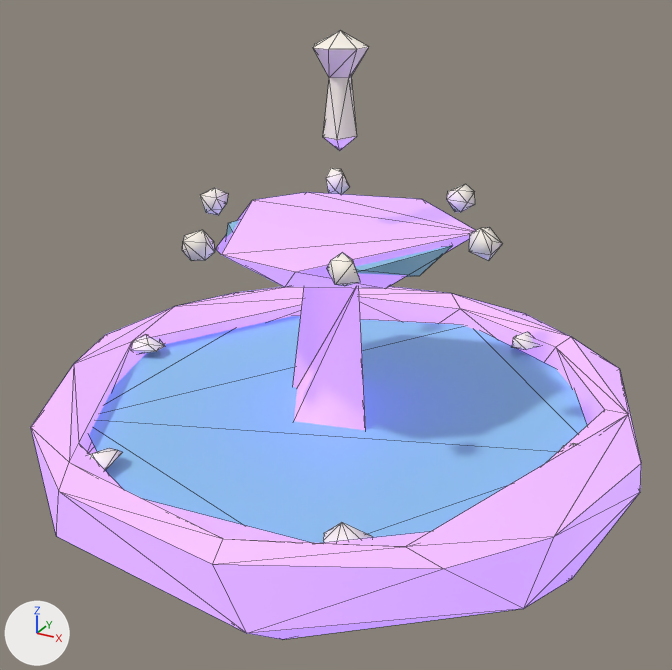
Renders of the glTF model public/models/lod2/fountain.glb from each side of a commit.
Camera for both pictures: a 50 mm lens placed at (3.1, -5.69, 3.84), pointed at (0.08, -0.19, 1.09). Every picture has the same lights, and +X, +Y and +Z are marked at lower left. The first picture is the older version. Mesh edges are drawn as thin lines. Where no turn or scale is listed for an object, it has been applied to the vertices. Vertices at exactly the same position are counted once.

Names of what the first picture shows: 'fountain.005', 'water.007'.
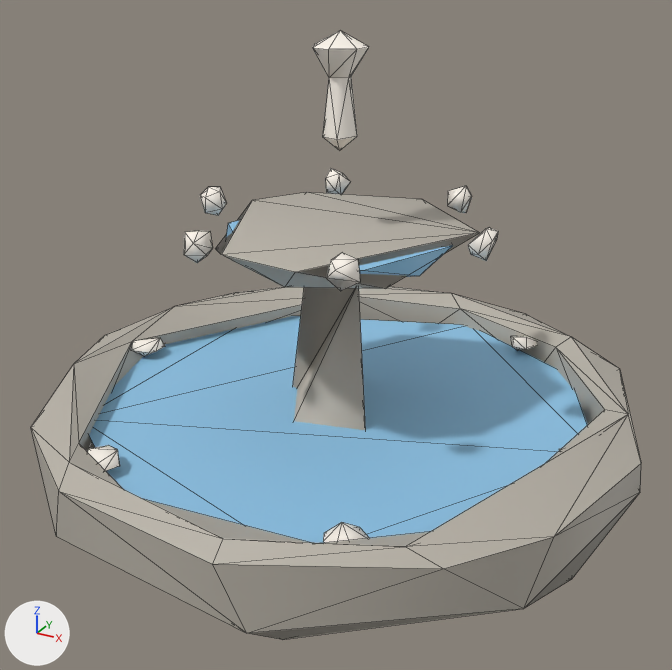
Where the newer file only moved an object's origin or applied its transform, the numbers keep the older frame.

Location of each change, (x1, y1, x2, y2) in pixels of the pictures (672 x 670 px; the box of a moved part takes in the faces that stretch with it):
'water.007', reshaped
    before: (89, 31, 575, 543)
    after: (88, 31, 561, 543)
part 1 of me_water_007, moved or reshaped
    before: (89, 168, 575, 539)
    after: (88, 169, 561, 538)
part 2 of me_water_007, surface changed
    both: (105, 45, 526, 543)
part 3 of me_fountain_005, surface changed (darker)
    both: (31, 192, 641, 639)

Patch to the scene script:
```diff
--- a/public/models/lod2/fountain.glb.py
+++ b/public/models/lod2/fountain.glb.py
@@ me_water_007 @@
 # used by ob_water_007; location = (0.0, -0.006, 1.816)
-me_water_007.from_pydata(...)  # 139 vertices, 226 faces; spans x -2.05..2.05, y -1.8..1.8, z -1.39..1.39
+me_water_007.from_pydata(...)  # 139 vertices, 226 faces; spans x -2.05..2.05, y -1.8..1.81, z -1.39..1.39
+# me_water_007 part 1
+# 51 vertices are removed from x -1.98..2.02, y -1.7..1.8, z -1.37..0.2
+# 162 faces are deleted
+# 19 vertices move from x -1.95..1.96, y -1.64..1.0, z -1.39..0.2 to x -1.86..1.86, y -1.64..1.04, z -1.39..0.2
+# 51 vertices are added at x -2.05..2.01, y -1.64..1.81, z -1.39..0.2
+# 162 new faces join them
+# me_water_007 part 2: 70 kept faces spanning x -2.05..2.05, y -1.8..1.57, z -1.39..1.39 get new texture (UV) coordinates
 me_water_007.materials.append(mat_toy)
@@ me_fountain_005 @@
 me_fountain_005.from_pydata(...)  # 101 vertices, 182 faces; spans x -2.3..2.3, y -2.28..2.28, z -0.93..0.93
 # used by ob_fountain_005; location = (0.001, 0.019, 0.925)
+# me_fountain_005 part 3: texture (UV) coordinates of 182 of 182 faces, centred in x -2.22..2.2, y -2.22..2.2, z -0.93..0.93, changed; they spanned u 0.44..0.56, v 0.5..0.7 and now span u 0.44..0.56, v 0.58..0.75
 me_fountain_005.materials.append(mat_toy)
```
